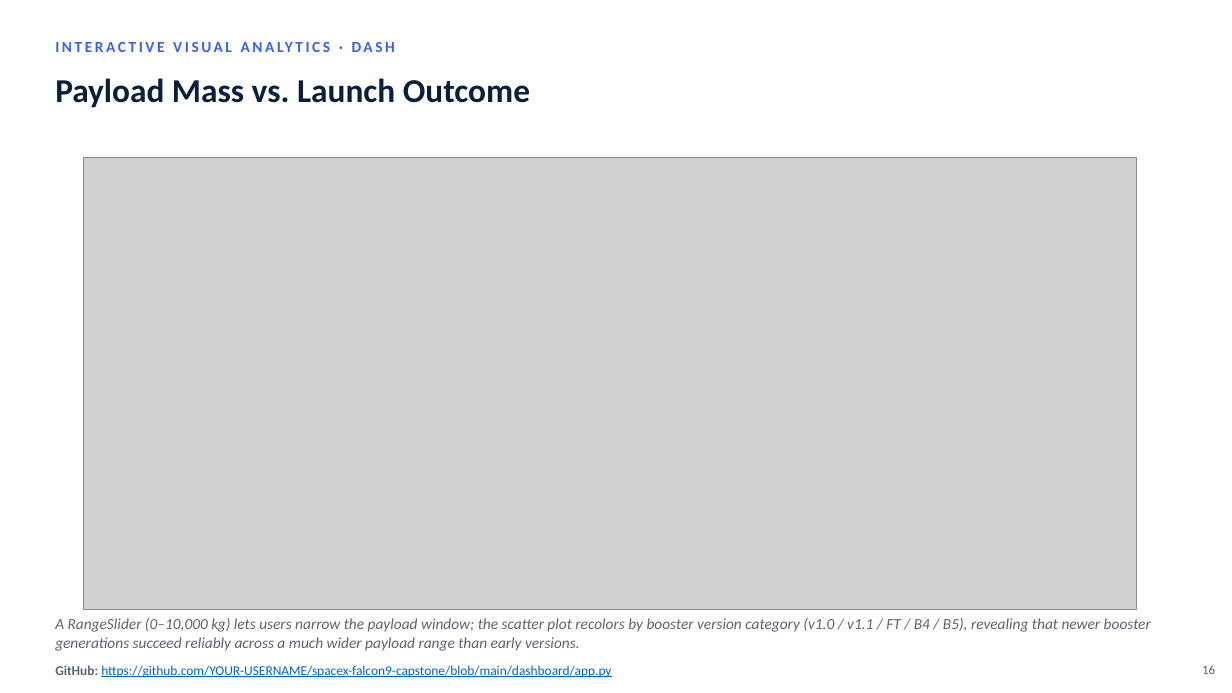
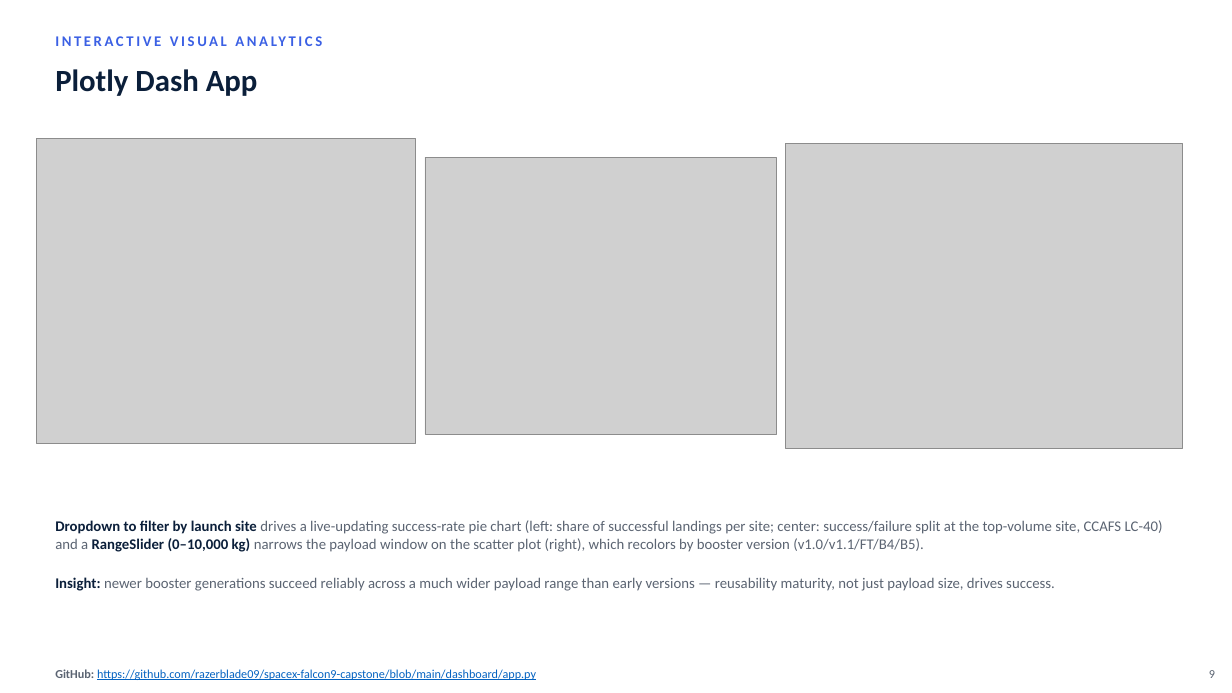
Before and after one commit to razerblade09/spacex-falcon9-capstone, a slide deck: slide 9 of Data_Science_Capstone_Presentation.pptx (slide 16 before the commit). Drawn at 1232x693 pixels with LibreOffice and Linux fonts; fonts in the diff are those of the drawing; grey boxes stand for pictures. Boxes give left, top, right and bottom in pixels: in the first picture for what was removed or moved away, otherwise in the second. Text is boxed around its words. In the diff, an @@ line names an element or a change of style, - is before the commit and + after.

```diff
--- a/Data_Science_Capstone_Presentation.pptx
+++ b/Data_Science_Capstone_Presentation.pptx
@@ text at (46, 28, 786, 54): text changed; size 12 to 11.5 pt @@
-INTERACTIVE VISUAL ANALYTICS · DASH
+INTERACTIVE VISUAL ANALYTICS
@@ text removed at (55, 78, 530, 108) @@
-Payload Mass vs. Launch Outcome
@@ text added at (55, 69, 258, 96), 24 pt, text #0B1F3A, bold @@
+Plotly Dash App
@@ picture added at (37, 139, 416, 444) @@
@@ picture: place and size @@
-picture at (83, 157, 1137, 610)
+picture at (786, 143, 1183, 448)
@@ picture added at (425, 157, 776, 434) @@
@@ text at (55, 520, 1163, 591): text changed; size 12 to 11.5 pt; italic off @@
-A RangeSlider (0–10,000 kg) lets users narrow the payload window; the scatter plot recolors by booster version category (v1.0 / v1.1 / FT / B4 / B5), revealing that newer booster generations succeed reliably across a much wider payload range than early versions.
+Dropdown to filter by launch site drives a live-updating success-rate pie chart (left: share of successful landings per site; center: success/failure split at the top-volume site, CCAFS LC-40) and a RangeSlider (0–10,000 kg) narrows the payload window on the scatter plot (right), which recolors by booster version (v1.0/v1.1/FT/B4/B5).
+Insight: newer booster generations succeed reliably across a much wider payload range than early versions — reusability maturity, not just payload size, drives success.
@@ text at (55, 669, 536, 680): text changed; size 10.5 to 9.5 pt @@
-GitHub: https://github.com/YOUR-USERNAME/spacex-falcon9-capstone/blob/main/dashboard/app.py
+GitHub: https://github.com/razerblade09/spacex-falcon9-capstone/blob/main/dashboard/app.py
@@ text removed at (1202, 665, 1215, 674) @@
-16
@@ text added at (1209, 670, 1215, 678), 9.5 pt, text #5B6472 @@
+9
```
Also in this commit, not shown: 11 other slides changed, 7 slides removed, 1 other file.
